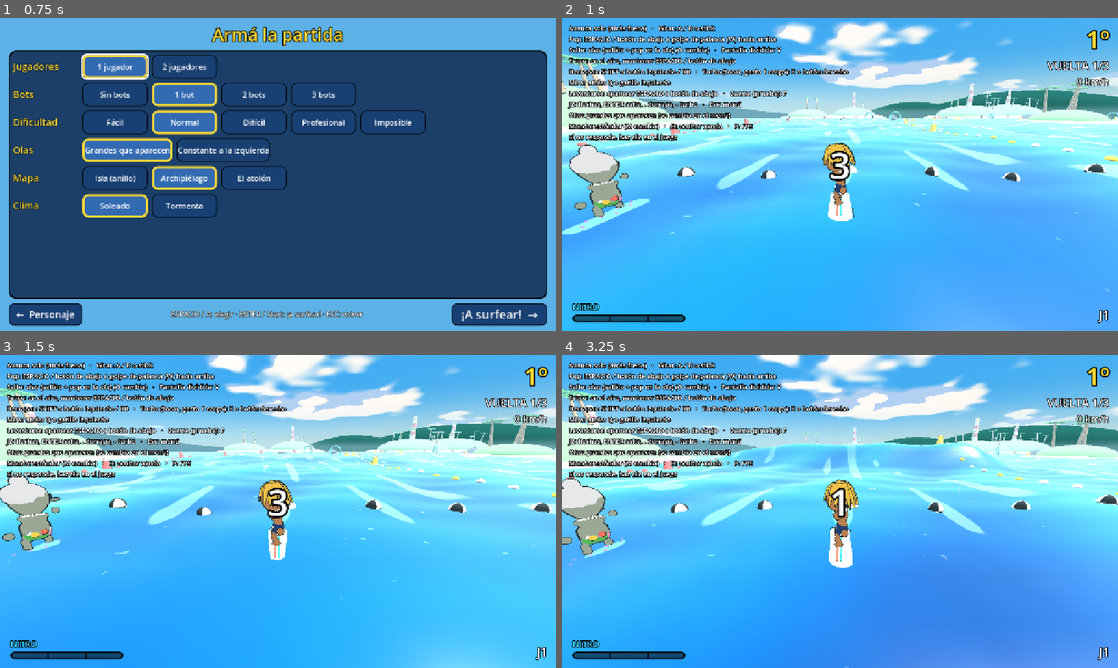
Above: before the commit, frames 1-4 (two rows, left to right).
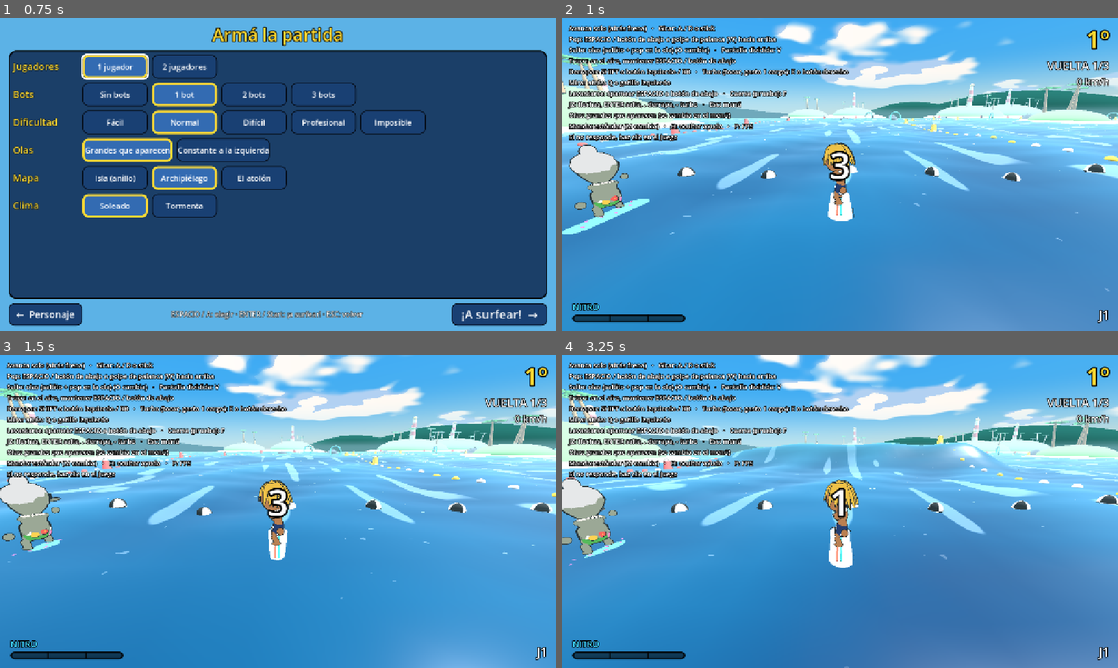
Above: after the commit, the same moments.

Repository: asimplesurfer/simplesurf
Game: Godot game, scene res://ui/menus/character_select.tscn
Same seed, same stepped clock (60 frames per second), same inputs: the game is played once before the commit and once after it. Sound files missing from this copy of the repository are replaced by a short silence.
Inputs (mouse positions are in pixels of both pictures, inside the frame that each line leads up to):
- Up to frame 1 (0.75 s): tap Enter (ui_accept) at 0.5 s; move the mouse to (400, 158) at 0.52 s; hold D (p1_right) from 0.53 s (still down); hold Space (p1_a) from 0.53 s (still down); click (400, 158) at 0.67 s
- Up to frame 2 (1 s): keep holding D (p1_right); keep holding Space (p1_a); tap Enter (ui_accept) at 0.77 s
- Up to frame 3 (1.5 s): release D (p1_right) at 1.25 s; release Space (p1_a) at 1.25 s; drag from (166, 527) to (250, 574) at 1.27 s
- Up to frame 4 (3.25 s): move the mouse to (895, 442) at 2.02 s; hold D (p1_right) 2.03-2.75 s; tap Shift (p1_drift) at 2.1 s; click (895, 442) at 2.17 s; drag from (812, 574) to (673, 464) at 2.77 s

Frame 1 is identical in both runs. In frame 2, 61% of the frame differs, in the area x 0-100%, y 32-100%; in frame 3, 63%; in frame 4, 63%, in the area x 0-100%, y 28-100%.

Commit message:
Lluvia 3D con profundidad, sin cortes; agua de día menos saturada
- Lluvia: gotas 3D que caen en el mundo cerca de cada cámara y dos cortinas
  a distinta distancia que se pierden en la niebla (en vez de un filtro
  plano). Cada vista ve solo la suya.
- Ya no desaparece: el reloj de la lluvia da la vuelta sin saltos (antes
  crecía sin parar y en algunas placas las gotas dejaban de dibujarse), y
  si una vista pierde la lluvia, vuelve sola.
- Agua de día: colores más profundos y menos reflejo del cielo. La
  tormenta fija sus propios valores y queda exactamente igual.

Co-Authored-By: Claude Opus 5.5 <noreply@anthropic.com>
Claude-Session: https://claude.ai/code/session_0158oNfJa2g5qsqyuATh8Mjh

Diff:
--- a/tests/run_tests.gd
+++ b/tests/run_tests.gd
@@ -1904,6 +1904,13 @@
 	_check((m.get_node("Sun") as DirectionalLight3D).light_energy < 0.7, "hay menos luz de sol")
 	var water := m.get_node("Water") as Water
 	_check(water.waves.max_height() > 1.4, "el mar está mucho más picado (%.1f m)" % water.waves.max_height())
+	var wm := water.shader_material()
+	_check(
+		wm.get_shader_parameter("deep_color") == Color(0.05, 0.15, 0.23)
+		and wm.get_shader_parameter("sky_tint") == Color(0.5, 0.55, 0.62)
+		and is_equal_approx(wm.get_shader_parameter("sky_reflect"), 0.6),
+		"el agua de la tormenta tiene sus colores propios (no depende del día)"
+	)
 	storm.strike()
 	var flashed := false
 	var thunder := false
@@ -1917,6 +1924,20 @@
 	_check(thunder, "y después suena el trueno")
 	_check(storm.last_strike.length() > 400.0, "los rayos caen lejos")
 	_check(storm.rain.size() == (m.get_node("Views") as SplitScreen).views.size(), "llueve en cada pantalla")
+	var drops := storm.rain[0].get_node("Drops") as CPUParticles3D
+	_check(drops.emitting and not drops.local_coords, "la lluvia son gotas 3D que caen en el mundo")
+	# Si una vista pierde la lluvia, vuelve sola.
+	var lost := storm.rain[0]
+	lost.get_parent().remove_child(lost)
+	lost.free()
+	await process_frame
+	await process_frame
+	_check(
+		storm.rain.size() == (m.get_node("Views") as SplitScreen).views.size()
+		and storm.rain[0].get_node_or_null("Drops") != null,
+		"si se pierde la lluvia de una vista, vuelve"
+	)
+	_check(storm._rain_clock >= 0.0 and storm._rain_clock < 1.0, "el reloj de la lluvia no crece sin parar")
 	_check(storm._rain_sound.playing, "se escucha la lluvia")
 	var on_track := true
 	for g in course.geysers:
--- a/world/sky/rain.gdshader
+++ b/world/sky/rain.gdshader
@@ -1,45 +1,12 @@
-// Lluvia de tormenta sobre la vista: tres capas de gotas en diagonal (cerca,
-// medio, lejos) que caen a distinta velocidad, con un velo gris y el
-// relámpago encima. Es un rectángulo por vista, así cada pantalla tiene la suya.
+// Velo gris de la tormenta sobre cada vista (apenas oscurece) y el destello
+// del relámpago. Las gotas son 3D (ver storm.gd), no van acá.
 shader_type canvas_item;
 
-uniform float intensity = 1.0;
-// Inclinación por el viento.
-uniform float wind = 0.28;
 uniform float flash = 0.0;
 uniform vec4 veil : source_color = vec4(0.12, 0.15, 0.2, 0.16);
 
-float h(float n) {
-	return fract(sin(n * 127.1) * 43758.5453);
-}
-
-// Una capa de gotas: columnas con gotas largas que bajan.
-float drops(vec2 uv, float cols, float speed, float len, float width, float t) {
-	uv.x += uv.y * wind;
-	vec2 p = vec2(uv.x * cols, uv.y * cols * 0.12);
-	float c = floor(p.x);
-	float r = h(c + 0.37);
-	p.y -= t * speed * (0.75 + 0.5 * r) + r * 17.0;
-	float cell = floor(p.y);
-	float f = fract(p.y);
-	float x = fract(p.x) - 0.5 - (h(c + cell * 3.1) - 0.5) * 0.5;
-	float line = 1.0 - smoothstep(width * 0.4, width, abs(x));
-	float body = smoothstep(0.0, 0.05, f) * (1.0 - smoothstep(len * 0.6, len, f));
-	float on = step(0.3, h(c * 1.7 + cell * 7.13));
-	return line * body * on;
-}
-
 void fragment() {
-	vec2 px = 1.0 / SCREEN_PIXEL_SIZE;
-	vec2 uv = vec2(UV.x * px.x / px.y, UV.y);
-	float t = TIME;
-	float a = drops(uv, 46.0, 9.0, 0.5, 0.09, t) * 0.65;
-	a = max(a, drops(uv + vec2(0.31, 0.0), 90.0, 13.0, 0.35, 0.12, t) * 0.38);
-	a = max(a, drops(uv + vec2(0.71, 0.0), 160.0, 18.0, 0.3, 0.16, t) * 0.32);
-	a *= intensity;
-	vec3 rain = vec3(0.82, 0.87, 0.95);
-	vec4 col = vec4(veil.rgb, veil.a * intensity);
-	col = mix(col, vec4(rain, 1.0), a);
+	vec4 col = veil;
 	col.rgb = mix(col.rgb, vec3(0.92, 0.95, 1.0), flash * 0.5);
 	col.a = max(col.a, flash * 0.18);
 	COLOR = col;
--- /dev/null
+++ b/world/sky/rain_curtain.gdshader
@@ -0,0 +1,36 @@
+// Cortina de lluvia: un cilindro alrededor de la cámara con gotas que bajan.
+// Dos cortinas a distinta distancia (y las gotas 3D de cerca) dan profundidad;
+// la niebla apaga las de lejos.
+// rain_time va de 0 a 1 y vuelve a 0 sin salto (las velocidades son enteras),
+// así nunca hay números grandes que rompan el dibujo después de mucho rato.
+shader_type spatial;
+render_mode unshaded, cull_disabled, depth_draw_never, shadows_disabled;
+
+uniform float rain_time = 0.0;
+uniform float columns = 90.0;
+uniform float rows = 6.0;
+uniform vec4 tint : source_color = vec4(0.78, 0.83, 0.9, 0.35);
+
+float h(float n) {
+	return fract(sin(n * 12.9898) * 43758.5453);
+}
+
+void fragment() {
+	vec2 uv = vec2(UV.x * columns, UV.y * rows);
+	uv.x += uv.y * 0.12;
+	float c = mod(floor(uv.x), columns);
+	float r = h(c + 0.5);
+	float speed = 2.0 + floor(r * 3.0);
+	float y = uv.y - rain_time * speed + r * 7.0;
+	float cell = floor(y);
+	float f = y - cell;
+	float x = fract(uv.x) - 0.5 - (h(c + 3.7) - 0.5) * 0.4;
+	float line = 1.0 - smoothstep(0.03, 0.09, abs(x));
+	float body = smoothstep(0.0, 0.06, f) * (1.0 - smoothstep(0.22, 0.38, f));
+	float on = step(0.35, h(c * 1.31 + mod(cell, 32.0) * 7.13));
+	float a = line * body * on * tint.a;
+	// Se apaga arriba y abajo (no se ven los bordes del cilindro).
+	a *= smoothstep(0.0, 0.2, UV.y) * (1.0 - smoothstep(0.7, 0.95, UV.y));
+	ALBEDO = tint.rgb;
+	ALPHA = a;
+}
--- a/world/storm.gd
+++ b/world/storm.gd
@@ -20,6 +20,10 @@
 const CHOP_SCALE := 2.4
 const CHOP_SPEED := 1.25
 const RAIN_SHADER := preload("res://world/sky/rain.gdshader")
+const CURTAIN_SHADER := preload("res://world/sky/rain_curtain.gdshader")
+## Gotas 3D cerca de cada cámara (menos con muchas pantallas).
+const DROPS := 900
+const DROPS_MANY_VIEWS := 450
 
 var _env: Environment
 var _sky_mat: ShaderMaterial
@@ -34,9 +38,16 @@
 var _base_fog: Color
 ## Brillo del relámpago (0..1), para los tests.
 var flash: float = 0.0
-## Lluvia: una cortina por vista.
-var rain: Array[ColorRect] = []
+## Lluvia de cada vista (gotas 3D + cortinas), colgada de su cámara.
+var rain: Array[Node3D] = []
+## Velo gris + destello de cada vista.
+var veils: Array[ColorRect] = []
 var _rain_mat: ShaderMaterial
+var _split: SplitScreen
+var _curtain_mats: Array[ShaderMaterial] = []
+var _drop_mat: StandardMaterial3D
+var _drop_mesh: BoxMesh
+var _rain_clock: float = 0.0
 var _rain_sound: AudioStreamPlayer
 ## Rayos que cayeron (para los tests).
 var strikes: int = 0
@@ -87,19 +98,103 @@
 
 
 func _add_rain(main: Node) -> void:
-	var split := main.get_node_or_null("Views") as SplitScreen
-	if split == null:
+	_split = main.get_node_or_null("Views") as SplitScreen
+	_drop_mat = StandardMaterial3D.new()
+	_drop_mat.shading_mode = BaseMaterial3D.SHADING_MODE_UNSHADED
+	_drop_mat.transparency = BaseMaterial3D.TRANSPARENCY_ALPHA
+	_drop_mat.albedo_color = Color(0.8, 0.85, 0.92, 0.42)
+	_drop_mesh = BoxMesh.new()
+	_drop_mesh.size = Vector3(0.016, 0.85, 0.016)
+	_drop_mesh.material = _drop_mat
+	for spec in [[16.0, 90.0, 0.4], [38.0, 170.0, 0.3]]:
+		var m := ShaderMaterial.new()
+		m.shader = CURTAIN_SHADER
+		m.set_shader_parameter("columns", spec[1])
+		m.set_shader_parameter("tint", Color(0.78, 0.83, 0.9, spec[2]))
+		_curtain_mats.append(m)
+	_ensure_rain()
+
+
+## Pone la lluvia en cada vista que no la tenga (si las vistas se rearman,
+## vuelve a aparecer sola).
+func _ensure_rain() -> void:
+	if _split == null:
 		return
-	for vp in split.views:
-		var r := ColorRect.new()
-		r.name = "Rain"
-		r.material = _rain_mat
-		r.mouse_filter = Control.MOUSE_FILTER_IGNORE
-		r.set_anchors_preset(Control.PRESET_FULL_RECT)
-		r.size = Vector2(vp.size)
-		vp.size_changed.connect(func() -> void: r.size = Vector2(vp.size))
-		vp.add_child(r)
-		rain.append(r)
+	var many := _split.cameras.size() >= 3
+	for i in _split.cameras.size():
+		var cam := _split.cameras[i]
+		if is_instance_valid(cam) and cam.get_node_or_null("Rain") == null:
+			var rig := _rain_rig(i, DROPS_MANY_VIEWS if many else DROPS)
+			cam.add_child(rig)
+			rain.append(rig)
+		var vp := _split.views[i]
+		if is_instance_valid(vp) and vp.get_node_or_null("Veil") == null:
+			var r := ColorRect.new()
+			r.name = "Veil"
+			r.material = _rain_mat
+			r.mouse_filter = Control.MOUSE_FILTER_IGNORE
+			r.set_anchors_preset(Control.PRESET_FULL_RECT)
+			r.size = Vector2(vp.size)
+			vp.size_changed.connect(func() -> void: r.size = Vector2(vp.size))
+			vp.add_child(r)
+			veils.append(r)
+	for i in range(rain.size() - 1, -1, -1):
+		if not is_instance_valid(rain[i]):
+			rain.remove_at(i)
+	for i in range(veils.size() - 1, -1, -1):
+		if not is_instance_valid(veils[i]):
+			veils.remove_at(i)
+
+
+## Lluvia de una vista: solo la ve esa cámara (capa propia).
+func _rain_rig(view: int, amount: int) -> Node3D:
+	var layer := 1 << (Water.FOLLOWER_LAYER_BASE + view)
+	var rig := Node3D.new()
+	rig.name = "Rain"
+	# Gotas cerca: caen en el mundo (no se mueven con la cámara), un poco
+	# adelante para que no falten cuando se avanza rápido.
+	var drops := CPUParticles3D.new()
+	drops.name = "Drops"
+	drops.mesh = _drop_mesh
+	drops.amount = amount
+	drops.lifetime = 0.75
+	drops.preprocess = 0.75
+	drops.local_coords = false
+	drops.position = Vector3(0.0, 3.0, -9.0)
+	drops.emission_shape = CPUParticles3D.EMISSION_SHAPE_BOX
+	drops.emission_box_extents = Vector3(13.0, 7.0, 13.0)
+	drops.direction = Vector3(0.22, -1.0, 0.08)
+	drops.spread = 3.0
+	drops.gravity = Vector3.ZERO
+	drops.initial_velocity_min = 22.0
+	drops.initial_velocity_max = 28.0
+	drops.particle_flag_align_y = true
+	drops.scale_amount_min = 0.7
+	drops.scale_amount_max = 1.2
+	drops.layers = layer
+	drops.cast_shadow = GeometryInstance3D.SHADOW_CASTING_SETTING_OFF
+	rig.add_child(drops)
+	# Cortinas: siguen la posición de la cámara pero no su giro (al girar se
+	# ve que la lluvia está en el mundo).
+	for m in _curtain_mats:
+		var cyl := CylinderMesh.new()
+		var radius: float = 16.0 if m == _curtain_mats[0] else 38.0
+		cyl.top_radius = radius
+		cyl.bottom_radius = radius
+		cyl.height = 44.0
+		cyl.cap_top = false
+		cyl.cap_bottom = false
+		cyl.radial_segments = 24
+		cyl.rings = 1
+		cyl.material = m
+		var mi := MeshInstance3D.new()
+		mi.name = "Curtain"
+		mi.mesh = cyl
+		mi.top_level = true
+		mi.layers = layer
+		mi.cast_shadow = GeometryInstance3D.SHADOW_CASTING_SETTING_OFF
+		rig.add_child(mi)
+	return rig
 
 
 func _paint_sky() -> void:
@@ -139,6 +234,7 @@
 	mat.set_shader_parameter("rising_color", Color(0.03, 0.1, 0.17))
 	mat.set_shader_parameter("sky_tint", Color(0.5, 0.55, 0.62))
 	mat.set_shader_parameter("glow_strength", 0.15)
+	mat.set_shader_parameter("sky_reflect", 0.6)
 	# Espuma solo en las crestas más altas (si no, el mar picado se llena de manchas).
 	mat.set_shader_parameter("foam_height", 0.42 * CHOP_SCALE * 0.5)
 
@@ -177,6 +273,16 @@
 		_sun.light_energy = _base_sun + flash * 0.9
 	if _rain_mat:
 		_rain_mat.set_shader_parameter("flash", flash)
+	# Lluvia: reloj que da la vuelta cada segundo (sin saltos ni números grandes).
+	_rain_clock = fmod(_rain_clock + delta, 1.0)
+	for m in _curtain_mats:
+		m.set_shader_parameter("rain_time", _rain_clock)
+	_ensure_rain()
+	for r in rain:
+		var cam := r.get_parent() as Node3D
+		for c in r.get_children():
+			if c is MeshInstance3D:
+				(c as MeshInstance3D).global_position = cam.global_position + Vector3(0.0, 6.0, 0.0)
 
 
 ## Cae un rayo lejos (en una dirección al azar). Se dibuja en el cielo, así
--- a/world/water/water.gdshader
+++ b/world/water/water.gdshader
@@ -30,20 +30,22 @@
 uniform int island_count = 0;
 // Pista (centro x, centro z, radio de adentro, radio de afuera). 0 = sin pista.
 uniform vec4 track_band = vec4(0.0);
-uniform vec3 outside_color : source_color = vec3(0.02, 0.17, 0.34);
-
-uniform vec3 deep_color : source_color = vec3(0.02, 0.24, 0.48);
-uniform vec3 shallow_color : source_color = vec3(0.08, 0.48, 0.7);
+uniform vec3 outside_color : source_color = vec3(0.03, 0.15, 0.27);
+
+uniform vec3 deep_color : source_color = vec3(0.03, 0.2, 0.34);
+uniform vec3 shallow_color : source_color = vec3(0.08, 0.35, 0.48);
 uniform vec3 foam_color : source_color = vec3(0.93, 0.98, 1.0);
 uniform float foam_height = 0.42;
-uniform vec3 wave_color : source_color = vec3(0.1, 0.68, 0.72);
+uniform vec3 wave_color : source_color = vec3(0.14, 0.55, 0.6);
 // Agua donde se está por levantar una ola (más oscura, como una sombra).
-uniform vec3 rising_color : source_color = vec3(0.01, 0.16, 0.36);
+uniform vec3 rising_color : source_color = vec3(0.02, 0.14, 0.28);
 // Luz que atraviesa la parte fina de la ola (cerca de la cresta).
 uniform vec3 glow_color : source_color = vec3(0.25, 0.95, 0.8);
-uniform float glow_strength = 0.35;
+uniform float glow_strength = 0.25;
 // Color del cielo que se refleja en ángulos rasantes.
-uniform vec3 sky_tint : source_color = vec3(0.72, 0.92, 1.0);
+uniform vec3 sky_tint : source_color = vec3(0.6, 0.76, 0.86);
+// Cuánto refleja el cielo en ángulos rasantes (la tormenta usa 0,6).
+uniform float sky_reflect = 0.42;
 
 varying float v_height;
 // 0..1: cuerpo de una ola grande (para el color turquesa de la ola).
@@ -238,7 +240,7 @@
 	// Reflejo del cielo en ángulos rasantes (fresnel): el mar de lejos brilla.
 	float facing = clamp(dot(NORMAL, VIEW), 0.0, 1.0);
 	float fresnel = pow(1.0 - facing, 4.0);
-	col = mix(col, sky_tint, fresnel * 0.6);
+	col = mix(col, sky_tint, fresnel * sky_reflect);
 
 	// Espuma con textura: se deshace en bordes irregulares y se mueve.
 	float n1 = fx_noise(wp * 0.9 + vec2(t * 0.35, t * 0.2));
Not shown, added: world/sky/rain_curtain.gdshader.uid
